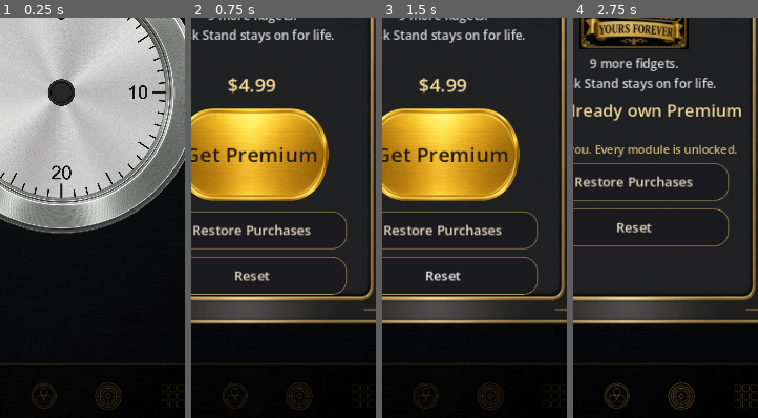
Above: before the commit, frames 1-4 (left to right).
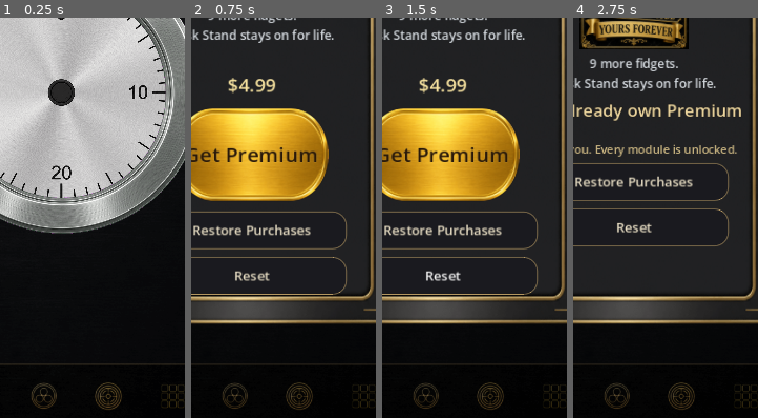
Above: after the commit, the same moments.

Repository: OrehRuoy/Taptico
Game: Godot game, scene res://scenes/main/Main.tscn
The game is run twice, just before and just after one commit, with the same random seed, the same clock (stepped at 60 frames per second) and the same inputs.
Inputs (mouse positions are % of the whole screen's width and height, from its top left):
- Up to frame 1 (0.25 s): no input
- Up to frame 2 (0.75 s): click (71, 3) at 0.5 s
- Up to frame 3 (1.5 s): click "Reset" at 1.25 s
- Up to frame 4 (2.75 s): click "Get Premium" at 2 s
The pictures show only the part of the screen within x 34-84%, y 43-93%; the shares and areas given below are measured in that part.

The runs differ from the first frame. In frame 1, 0.3% of the frame differs, in the area x 17-96%, y 91-98%; in frame 2, 0.1%; in frame 3, 0.1%; in frame 4, nothing differs.

Commit message:
Ship 1.0.2 with a one-time five-minute try on each locked fidget.
Co-authored-by: Cursor <cursoragent@cursor.com>

Diff:
--- a/project.godot
+++ b/project.godot
@@ -12,7 +12,7 @@
 
 config/name="Taptico"
 config/description="Haptic Fidget & Focus Tool"
-config/version="1.0.1"
+config/version="1.0.2"
 run/main_scene="res://scenes/main/Main.tscn"
 config/features=PackedStringArray("4.6", "Mobile")
 boot_splash/bg_color=Color(0.0627451, 0.0705882, 0.0941176, 1)
--- a/scripts/services/entitlement_store.gd
+++ b/scripts/services/entitlement_store.gd
@@ -3,10 +3,13 @@
 
 const SAVE_PATH := "user://entitlements.cfg"
 const KEY_LIFETIME := "lifetime_unlocked"
+const TRIAL_SECONDS := 300.0
 
 signal entitlements_changed
 
 var lifetime_unlocked: bool = false
+var _trial_left: Dictionary = {}
+var _trial_unsaved: float = 0.0
 
 
 func _ready() -> void:
@@ -20,11 +23,17 @@
 	if cfg.load(SAVE_PATH) != OK:
 		return
 	lifetime_unlocked = cfg.get_value("entitlements", KEY_LIFETIME, false)
+	_trial_left.clear()
+	if cfg.has_section("trial"):
+		for key in cfg.get_section_keys("trial"):
+			_trial_left[str(key)] = float(cfg.get_value("trial", key, TRIAL_SECONDS))
 
 
 func save_entitlements() -> void:
 	var cfg := ConfigFile.new()
 	cfg.set_value("entitlements", KEY_LIFETIME, lifetime_unlocked)
+	for module_id in _trial_left:
+		cfg.set_value("trial", str(module_id), float(_trial_left[module_id]))
 	cfg.save(SAVE_PATH)
 
 
@@ -52,6 +61,56 @@
 	return module_id in ModuleRegistry.FREE_MODULES
 
 
+## Seconds left on this fidget's one-time try. A missing entry is a full unused try.
+func trial_seconds_left(module_id: String) -> float:
+	if module_id.is_empty() or is_module_unlocked(module_id):
+		return 0.0
+	if not _trial_left.has(module_id):
+		return TRIAL_SECONDS
+	return maxf(float(_trial_left[module_id]), 0.0)
+
+
+## Remember that this fidget's try has started, without spending time yet.
+func begin_trial(module_id: String) -> float:
+	var left := trial_seconds_left(module_id)
+	if module_id.is_empty() or is_module_unlocked(module_id):
+		return 0.0
+	if not _trial_left.has(module_id):
+		_trial_left[module_id] = left
+		save_entitlements()
+	return left
+
+
+## Spend foreground time on one fidget. Saves every few seconds, and immediately at zero.
+func spend_trial(module_id: String, seconds: float) -> float:
+	if module_id.is_empty() or is_module_unlocked(module_id):
+		return 0.0
+	if seconds < 0.0:
+		seconds = 0.0
+	var left := trial_seconds_left(module_id) - seconds
+	if left < 0.0:
+		left = 0.0
+	_trial_left[module_id] = left
+	_trial_unsaved += seconds
+	if left <= 0.0 or _trial_unsaved >= 5.0:
+		_trial_unsaved = 0.0
+		save_entitlements()
+	return left
+
+
+func flush_trial_save() -> void:
+	if _trial_unsaved <= 0.0:
+		return
+	_trial_unsaved = 0.0
+	save_entitlements()
+
+
+func clear_trials() -> void:
+	_trial_left.clear()
+	_trial_unsaved = 0.0
+	save_entitlements()
+
+
 func has_desk_stand_mode() -> bool:
 	return has_lifetime()
 
--- a/scripts/ui/module_carousel.gd
+++ b/scripts/ui/module_carousel.gd
@@ -36,6 +36,7 @@
 var _nudge_sheet: Control
 var _nudge_pending: bool = false
 var _nudge_wait: Timer
+var _trial_id: String = ""
 
 
 func _ready() -> void:
@@ -77,6 +78,7 @@
 	add_child(_nudge_wait)
 	UnlockNudge.offer_ready.connect(_on_offer_ready)
 	paywall.visibility_changed.connect(_try_nudge)
+	paywall.visibility_changed.connect(_on_paywall_visibility)
 	settings_overlay.visibility_changed.connect(_try_nudge)
 	enjoy_overlay.visibility_changed.connect(_try_nudge)
 	call_deferred("_maybe_show_enjoy")
@@ -339,13 +341,85 @@
 		_show_module(_current_index - 1)
 
 
+func _process(delta: float) -> void:
+	if _trial_id.is_empty() or not _trial_clock_running():
+		return
+	if EntitlementStore.is_module_unlocked(_trial_id):
+		_stop_trial_clock()
+		return
+	var before := EntitlementStore.trial_seconds_left(_trial_id)
+	var left := EntitlementStore.spend_trial(_trial_id, minf(delta, 0.25))
+	if ceili(left) != ceili(before):
+		_set_trial_subtitle(left)
+	if left <= 0.0:
+		var name := str(ModuleRegistry.get_module(_current_index).get("name", ""))
+		_expire_trial(name)
+
+
+func _trial_clock_running() -> bool:
+	if paywall.visible or settings_overlay.visible or enjoy_overlay.visible:
+		return false
+	if _nudge_sheet and _nudge_sheet.visible:
+		return false
+	return true
+
+
+func _begin_trial(module_id: String) -> void:
+	if _trial_id != module_id:
+		EntitlementStore.flush_trial_save()
+		_trial_id = module_id
+	_set_trial_subtitle(EntitlementStore.begin_trial(module_id))
+
+
+func _stop_trial_clock() -> void:
+	if _trial_id.is_empty():
+		return
+	_trial_id = ""
+	EntitlementStore.flush_trial_save()
+
+
+func _set_trial_subtitle(seconds: float) -> void:
+	var total := ceili(maxf(seconds, 0.0))
+	total = mini(total, int(EntitlementStore.TRIAL_SECONDS))
+	subtitle_label.text = "FREE TRY  %d:%02d" % [int(total / 60.0), total % 60]
+
+
+func _expire_trial(module_name: String) -> void:
+	_trial_id = ""
+	EntitlementStore.flush_trial_save()
+	for key in _module_instances:
+		var inst: FidgetModule = _module_instances[key]
+		inst.deactivate()
+	subtitle_label.text = "LOCKED"
+	_update_nav_styles()
+	_present_paywall(module_name, true)
+
+
+func _current_needs_purchase() -> bool:
+	var mod := ModuleRegistry.get_module(_current_index)
+	if mod.is_empty():
+		return false
+	var module_id := str(mod.get("id", ""))
+	if EntitlementStore.is_module_unlocked(module_id):
+		return false
+	return EntitlementStore.trial_seconds_left(module_id) <= 0.0
+
+
+func _on_paywall_visibility() -> void:
+	if paywall.visible or not _current_needs_purchase():
+		return
+	_show_module(0, false)
+
+
 func _show_module(index: int, track: bool = true) -> void:
 	index = clampi(index, 0, ModuleRegistry.get_module_count() - 1)
 	var mod := ModuleRegistry.get_module(index)
 	if mod.is_empty():
 		return
-	if not EntitlementStore.is_module_unlocked(str(mod.get("id", ""))):
-		_present_paywall(str(mod.get("name", "")))
+	var module_id := str(mod.get("id", ""))
+	var unlocked := EntitlementStore.is_module_unlocked(module_id)
+	if not unlocked and EntitlementStore.trial_seconds_left(module_id) <= 0.0:
+		_present_paywall(str(mod.get("name", "")), true)
 		_update_nav_styles()
 		return
 	for key in _module_instances:
@@ -368,7 +442,11 @@
 	active.activate()
 	_current_index = index
 	title_label.text = str(mod.get("name", ""))
-	subtitle_label.text = "FREE" if not bool(mod.get("premium", false)) else "PREMIUM"
+	if not unlocked and bool(mod.get("premium", false)):
+		_begin_trial(module_id)
+	else:
+		_stop_trial_clock()
+		subtitle_label.text = "FREE" if not bool(mod.get("premium", false)) else "PREMIUM"
 	hint_label.text = str(mod.get("hint", ""))
 	hint_label.horizontal_alignment = HORIZONTAL_ALIGNMENT_CENTER
 	_update_nav_styles()
@@ -423,6 +501,7 @@
 
 func _notification(what: int) -> void:
 	if what == NOTIFICATION_APPLICATION_PAUSED or what == NOTIFICATION_WM_CLOSE_REQUEST:
+		EntitlementStore.flush_trial_save()
 		_flush_play_time()
 	elif what == NOTIFICATION_APPLICATION_RESUMED:
 		if not _analytics_id.is_empty():
@@ -434,7 +513,8 @@
 func _update_nav_styles() -> void:
 	for i in _nav_buttons.size():
 		var mod := ModuleRegistry.get_module(i)
-		var locked := not EntitlementStore.is_module_unlocked(str(mod.get("id", "")))
+		var module_id := str(mod.get("id", ""))
+		var locked := not EntitlementStore.is_module_unlocked(module_id) and EntitlementStore.trial_seconds_left(module_id) <= 0.0
 		_style_nav_button(_nav_buttons[i], i == _current_index, locked)
 		var col := _nav_buttons[i].get_parent() as Control
 		if col:
@@ -471,11 +551,11 @@
 	nav_bar.scroll_horizontal = int(clampf(mid - nav_bar.size.x * 0.5, 0.0, max_scroll))
 
 
-func _present_paywall(module_name: String = "") -> void:
+func _present_paywall(module_name: String = "", trial_ended: bool = false) -> void:
 	paywall.z_index = 200
 	paywall.z_as_relative = false
 	paywall.move_to_front()
-	paywall.show_paywall(module_name)
+	paywall.show_paywall(module_name, trial_ended)
 
 
 func _on_unlock_pressed() -> void:
@@ -523,6 +603,7 @@
 
 
 func _on_reset_pressed() -> void:
+	EntitlementStore.clear_trials()
 	EntitlementStore.reset_lifetime()
 	_show_module(0)
 
--- a/scripts/ui/paywall_overlay.gd
+++ b/scripts/ui/paywall_overlay.gd
@@ -248,11 +248,17 @@
 		hero.custom_minimum_size = Vector2(0, clampf((card_h - iy_t - iy_b) * 0.40, 148.0, 200.0))
 
 
-func show_paywall(_module_name: String = "") -> void:
+func show_paywall(module_name: String = "", trial_ended: bool = false) -> void:
 	if reset_button:
 		reset_button.visible = OS.has_feature("editor")
 	if close_button:
 		close_button.hide()
+	if features:
+		features.show()
+		if trial_ended and not module_name.is_empty() and not EntitlementStore.has_lifetime():
+			features.text = "Free try of %s is over.\nBuy Lifetime to keep using this one and the other locked fidgets." % module_name
+		else:
+			features.text = _lifetime_features()
 	_refresh_price()
 	_refresh_owned()
 	z_index = 200
@@ -384,6 +390,7 @@
 
 
 func _on_reset_testing() -> void:
+	EntitlementStore.clear_trials()
 	EntitlementStore.reset_lifetime()
 	status_label.text = "Unlock reset."
 	show_paywall()
Not shown, changed: export_presets.cfg
Not shown, changed: .github/workflows/ios-testflight.yml
Not shown, changed: PRIVACY_POLICY.md
Not shown, changed: docs/GITHUB_SECRETS.md
Not shown, changed: docs/IOS_CI.md
Not shown, changed: privacy.html
